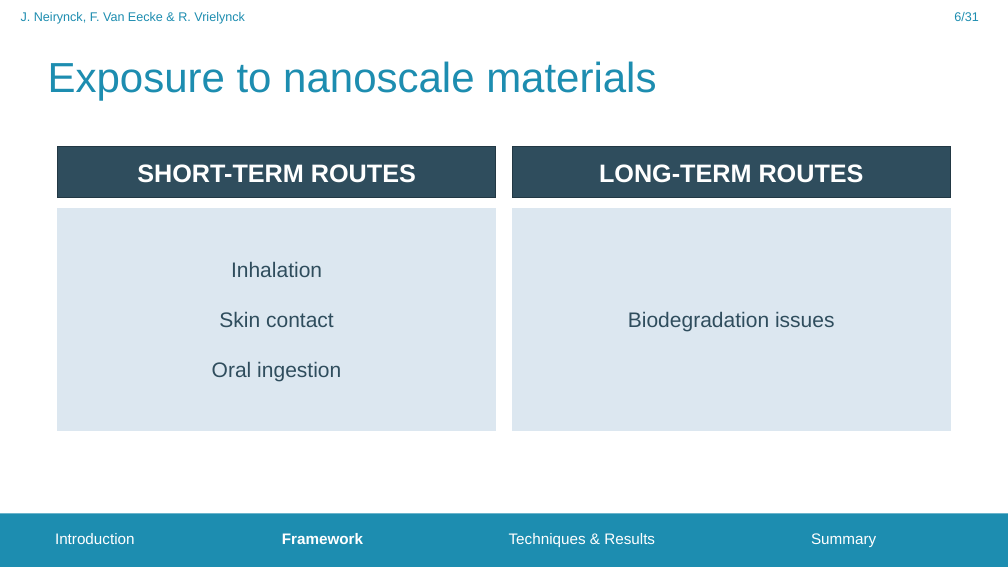
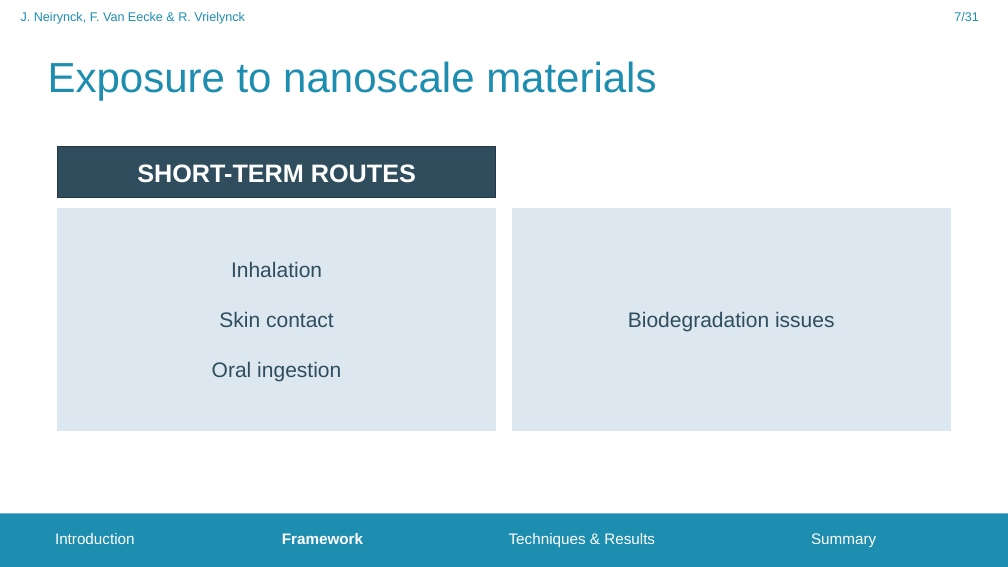
Before and after one commit to FrederikVanEecke/PresentationClusters, a slide deck: slide 7 of NanoparticleToxicity.pptx (slide 6 before the commit). Drawn at 1008x567 pixels with LibreOffice and Linux fonts; fonts in the diff are those of the drawing; background and template pictures are left out. Boxes give left, top, right and bottom in pixels: in the first picture for what was removed or moved away, otherwise in the second. Text is boxed around its words. In the diff, an @@ line names an element or a change of style, - is before the commit and + after.

```diff
--- a/NanoparticleToxicity.pptx
+++ b/NanoparticleToxicity.pptx
@@ page number at (954, 12, 978, 21): text changed @@
-6/31
+7/31
@@ rectangle removed at (513, 147, 951, 198) @@
-LONG-TERM ROUTES
```
Also in this commit, not shown: 1 other slide changed, 1 slide added.
